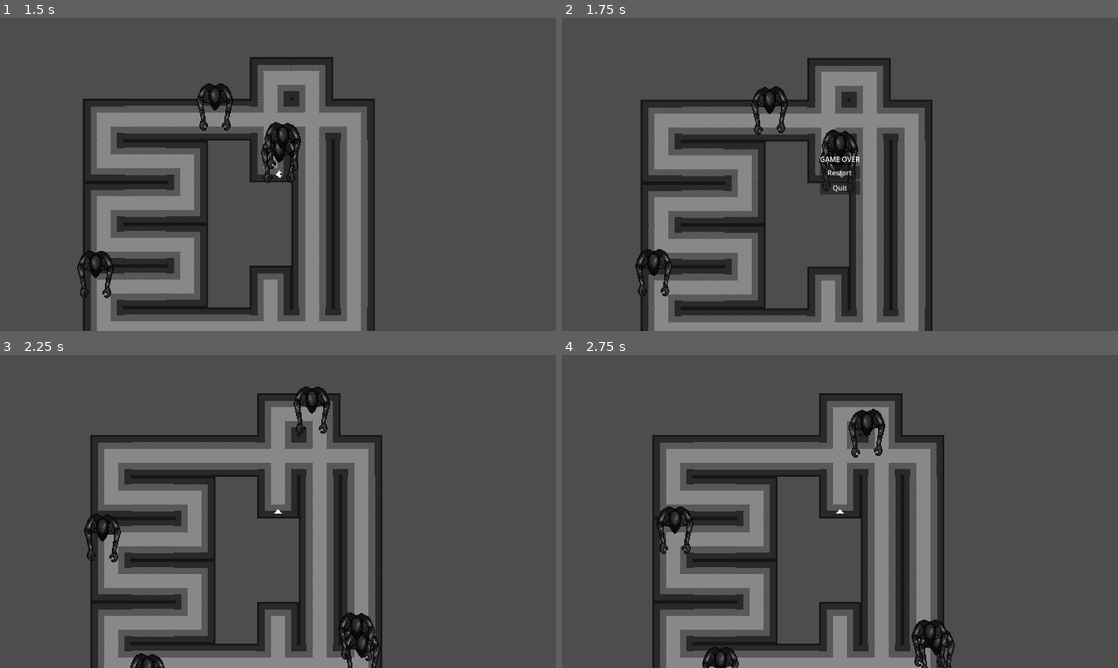
Above: before the commit, frames 1-4 (two rows, left to right).
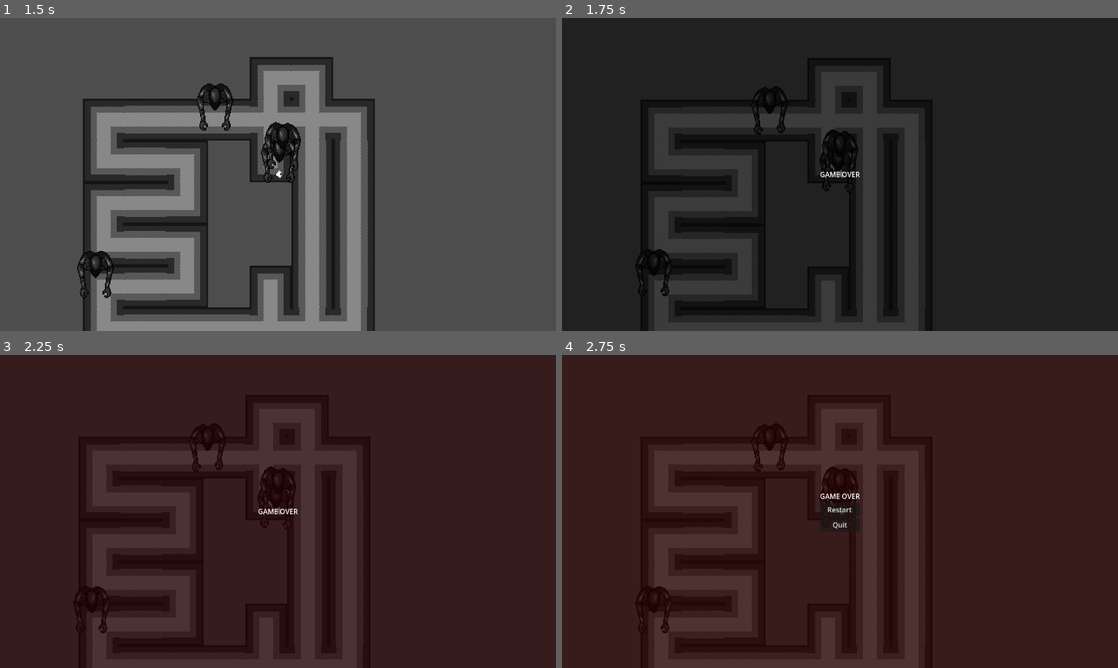
Above: after the commit, the same moments.

Repository: Ben1980/yaab
Game: Godot game, scene res://level.tscn
The game is run twice, just before and just after one commit, with the same random seed, the same clock (stepped at 60 frames per second) and the same inputs.
Inputs (mouse positions are in pixels of both pictures, inside the frame that each line leads up to):
- Up to frame 1 (1.5 s): move the mouse to (400, 158) at 0.52 s; press the mouse at (400, 158) at 0.53 s; hold D (move_right) 0.53-1.28 s; move the mouse to (166, 190) at 1.27 s; release the mouse at (166, 190) at 1.28 s; hold S (move_down) from 1.28 s (still down); click (166, 190) at 1.35 s
- Up to frame 2 (1.75 s): keep holding S (move_down)
- Up to frame 3 (2.25 s): release S (move_down) at 2 s; click (278, 508) at 2 s, where only the run before the commit has a clickable "Restart"
- Up to frame 4 (2.75 s): no input

Frame 1 is identical in both runs. In frame 2, 86% of the frame differs, in the area x 0-100%, y 0-100%; in frame 3, 94%; in frame 4, 95%.

Commit message:
transition to red background

Diff:
--- a/level.gd
+++ b/level.gd
@@ -1,10 +1,13 @@
 extends Node2D
 
 @export var enemy_count: int = 5
+@export var color_transition_duration: float = 0.75
 
 const ENEMY_SCENE: PackedScene = preload("res://enemy.tscn")
 
 @onready var game_over_screen: Control = $GameOverLayer/GameOverScreen
+@onready var restart_button: Button = $GameOverLayer/GameOverScreen/CenterContainer/VBoxContainer/Restart
+@onready var quit_button: Button = $GameOverLayer/GameOverScreen/CenterContainer/VBoxContainer/Quit
 
 # Called when the node enters the scene tree for the first time.
 func _ready() -> void:
@@ -45,8 +48,16 @@
 
 func _on_player_game_over() -> void:
 	game_over_screen.show()
+	restart_button.hide()
+	quit_button.hide()
 	get_tree().paused = true
 
+	var tween = get_tree().create_tween()
+	tween.set_pause_mode(Tween.TWEEN_PAUSE_PROCESS)
+	tween.tween_property($GameOverLayer/GameOverScreen/ColorRect, "modulate",  Color(0,0,0, 0.7), 0)
+	tween.tween_property($GameOverLayer/GameOverScreen/ColorRect, "modulate",  Color(0.5,0,0, 0.8), color_transition_duration).set_trans(Tween.TRANS_SINE).set_ease(Tween.EASE_IN_OUT)
+	tween.tween_callback(restart_button.show)
+	tween.tween_callback(quit_button.show)
 
 func _on_restart_pressed() -> void:
 	get_tree().paused = false
--- a/level.tscn
+++ b/level.tscn
@@ -51,6 +51,15 @@
 grow_horizontal = 2
 grow_vertical = 2
 
+[node name="ColorRect" type="ColorRect" parent="GameOverLayer/GameOverScreen"]
+layout_mode = 1
+anchors_preset = 15
+anchor_right = 1.0
+anchor_bottom = 1.0
+grow_horizontal = 2
+grow_vertical = 2
+color = Color(0.3491902, 0, 0, 0.8)
+
 [node name="CenterContainer" type="CenterContainer" parent="GameOverLayer/GameOverScreen"]
 layout_mode = 1
 anchors_preset = 15
@@ -67,10 +76,12 @@
 text = "GAME OVER"
 
 [node name="Restart" type="Button" parent="GameOverLayer/GameOverScreen/CenterContainer/VBoxContainer"]
+visible = false
 layout_mode = 2
 text = "Restart"
 
 [node name="Quit" type="Button" parent="GameOverLayer/GameOverScreen/CenterContainer/VBoxContainer"]
+visible = false
 layout_mode = 2
 text = "Quit"
 
